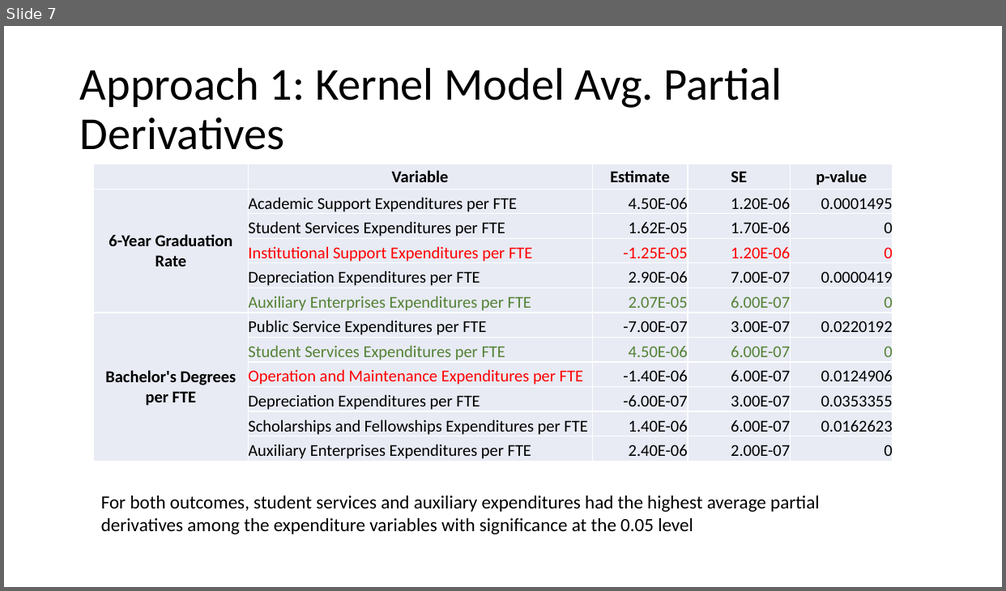
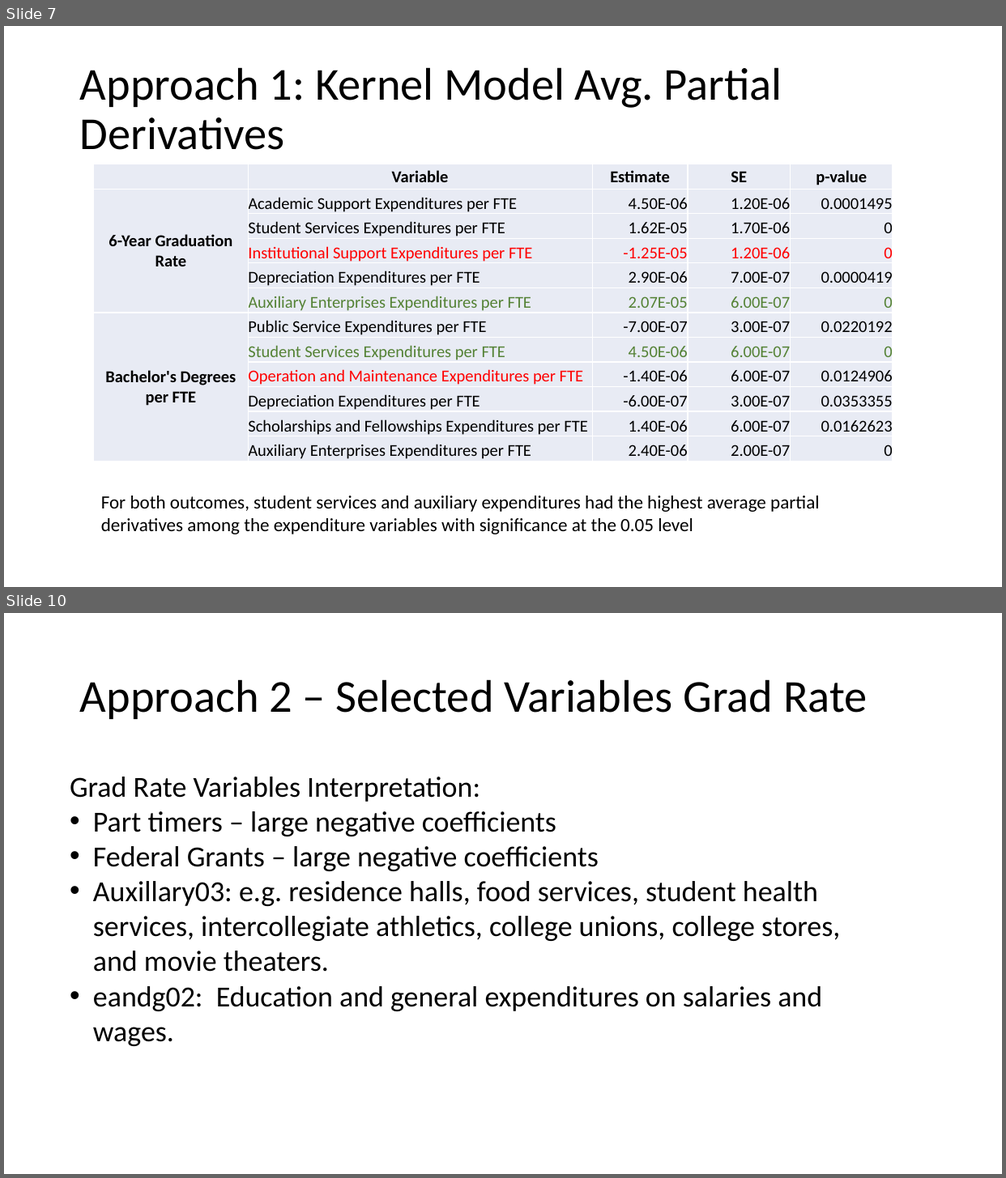
Before and after one commit to duncan-clark/DeltaCostProject_DataAnalysis, a slide deck: reports/18_03_13 Presentation.pptx. Shown one above the other, each under a label of ours: slide 7 before the commit, slides 7 and 10 after it; the slides between them are not shown. The pictures are 1006x591 and 1006x1178 pixels, drawn with LibreOffice and Linux fonts; fonts in the diff are those of the drawing. Boxes give left, top, right and bottom in pixels: in the first picture for what was removed or moved away, otherwise in the second. Text is boxed around its words. In the diff, an @@ line names an element or a change of style, - is before the commit and + after.

Commit message:
lasso variable selection kernel methods

```diff
--- a/reports/18_03_13 Presentation.pptx
+++ b/reports/18_03_13 Presentation.pptx
@@ slide 10 added at [4,613,1002,1174], background #FFFFFF @@
@@ title added at [80,679,867,719], 44 pt, text #000000 @@
+Approach 2 – Selected Variables Grad Rate
@@ text added at [70,777,840,1046], 28 pt, text #000000 @@
+Grad Rate Variables Interpretation:
+• Part timers – large negative coefficients
+• Federal Grants – large negative coefficients
+• Auxillary03: e.g. residence halls, food services, student health services, intercollegiate athletics, college unions, college stores, and movie theaters.
+• eandg02: Education and general expenditures on salaries and wages.
```
Also in this commit, not shown: 2 slides changed, 6 other slides added, 3 other files.
